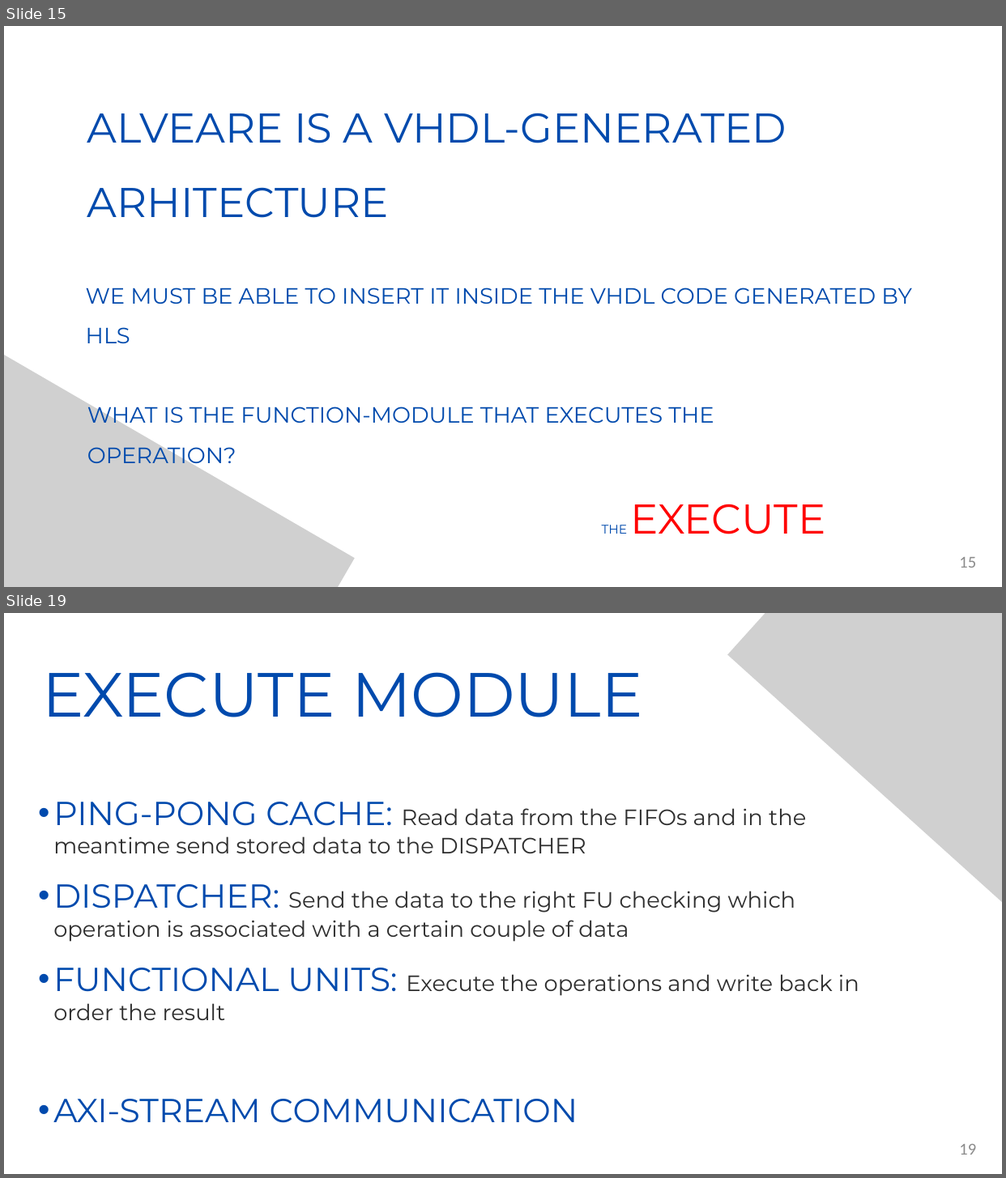
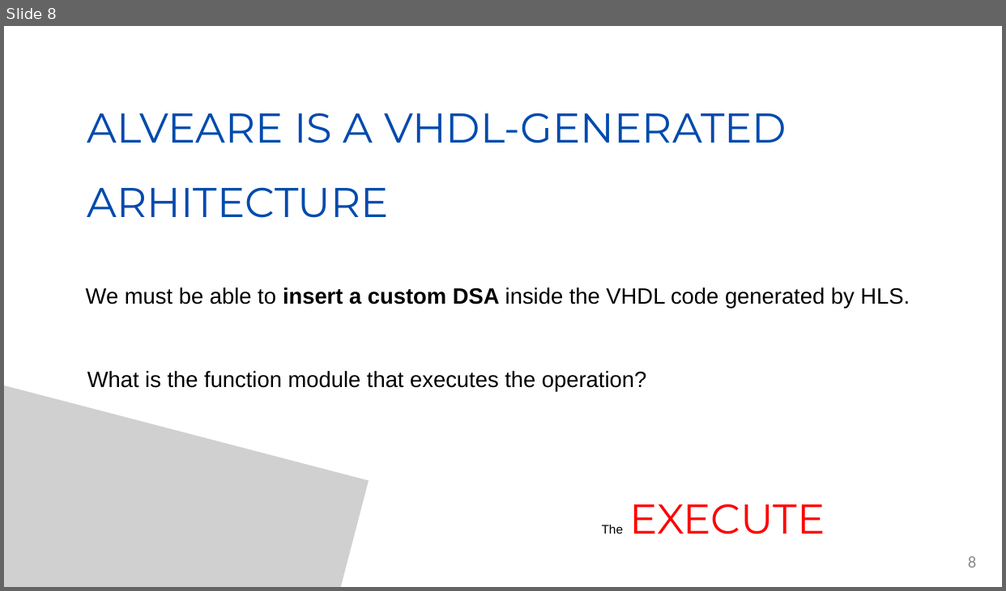
Before and after one commit to Marcolbr2001/ACA_PROJECT, a slide deck: ASH_ACA_PWP.pptx. Shown one above the other, each under a label of ours: slides 15 and 19 before the commit, slide 8 after it; the slides between them are not shown. The pictures are 1006x1178 and 1006x591 pixels, drawn with LibreOffice and Linux fonts; fonts in the diff are those of the drawing; grey boxes stand for pictures. Boxes give left, top, right and bottom in pixels: in the first picture for what was removed or moved away, otherwise in the second. Text is boxed around its words. In the diff, an @@ line names an element or a change of style, - is before the commit and + after.

```diff
--- a/ASH_ACA_PWP.pptx
+++ b/ASH_ACA_PWP.pptx
@@ slide 19 removed at (4,613,1002,1174), background #FFFFFF @@
@@ picture removed at (727,613,1002,937) @@
@@ text removed at (42,672,643,717) @@
-EXECUTE MODULE
@@ text removed at (53,802,859,1123) @@
-• PING-PONG CACHE: Read data from the FIFOs and in the meantime send stored data to the DISPATCHER
-• DISPATCHER: Send the data to the right FU checking which operation is associated with a certain couple of data
-• FUNCTIONAL UNITS: Execute the operations and write back in order the result
-• AXI-STREAM COMMUNICATION
@@ page number removed at (959,1144,976,1155) @@
-19
@@ what was slide 15 is now slide 8 @@
@@ slide 8 changed as well @@
@@ text at (86,288,910,308): text changed; font Montserrat to Arial; text colour #004AAD to #000000 @@
-WE MUST BE ABLE TO INSERT IT INSIDE THE VHDL CODE GENERATED BY HLS
+We must be able to insert a custom DSA inside the VHDL code generated by HLS.
@@ picture at (4,349,368,587): rotation 210 to 194 degrees; outline redrawn @@
@@ text at (87,371,646,392): text changed; font Montserrat to Arial; text colour #004AAD to #000000 @@
-WHAT IS THE FUNCTION-MODULE THAT EXECUTES THE OPERATION?
+What is the function module that executes the operation?
@@ text at (602,504,825,535): text changed @@
-THE EXECUTE
+The EXECUTE
@@ page number at (968,557,976,568): text changed @@
-15
+8
```
Also in this commit, not shown: 12 other slides changed, 2 slides added, 15 other slides removed.
